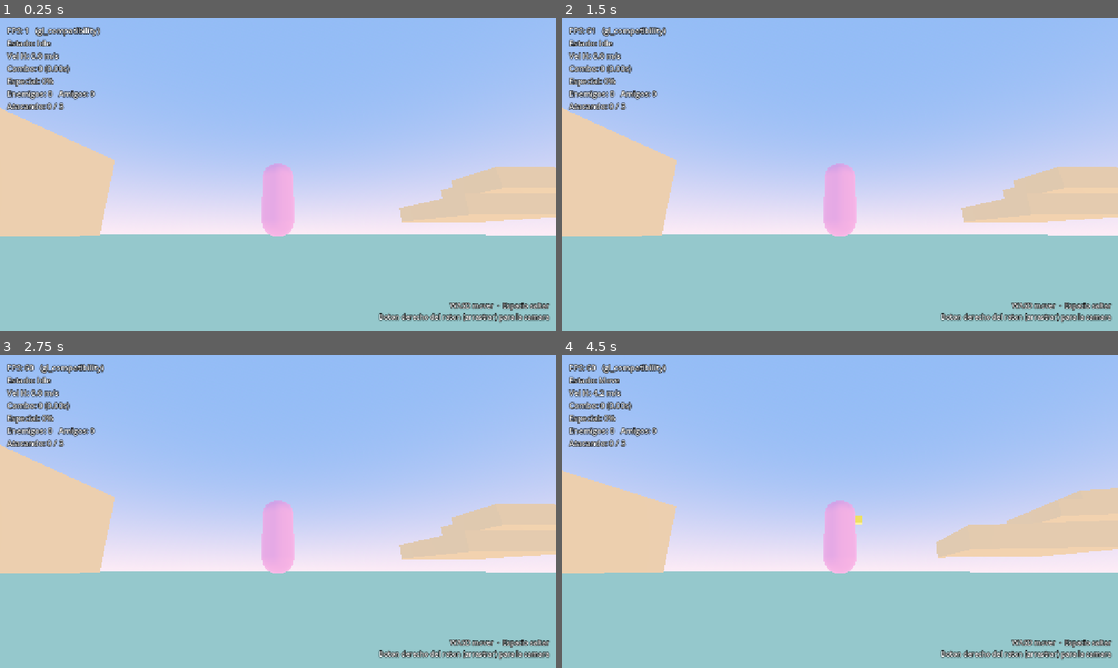
Above: before the commit, frames 1-4 (two rows, left to right).
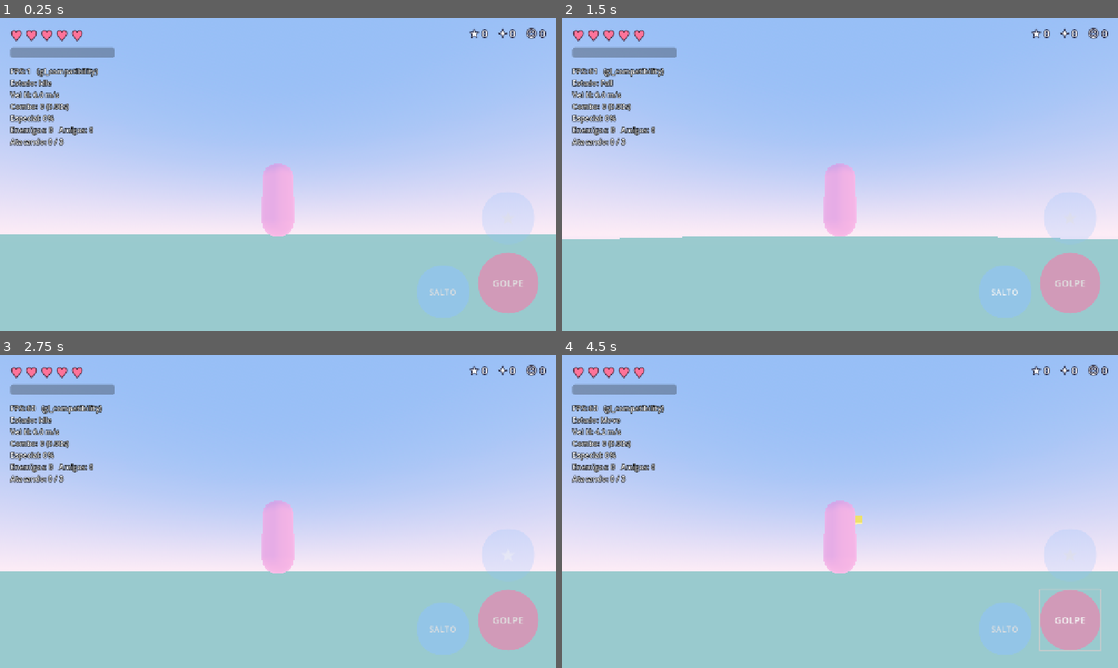
Above: after the commit, the same moments.

Repository: axchisan/sailor-moon
Game: Godot game, scene res://scenes/prototypes/test_combat.tscn
Same seed, same stepped clock (60 frames per second), same inputs: the game is played once before the commit and once after it. Before the commit the project starts from res://scenes/prototypes/test_movement.tscn.
Inputs (mouse positions are in pixels of both pictures, inside the frame that each line leads up to):
- Up to frame 1 (0.25 s): no input
- Up to frame 2 (1.5 s): click (1067, 284) at 0.5 s, where only the run after the commit has a clickable "GOLPE"; click (1006, 293) at 1.25 s, where only the run after the commit has a clickable "SALTO"
- Up to frame 3 (2.75 s): click (505, 555) at 2 s, where only the run after the commit has a clickable "★"
- Up to frame 4 (4.5 s): tap Enter at 2.75 s; move the mouse to (962, 495) at 2.77 s; hold D (move_right) 2.78-3.5 s; tap J (attack) at 2.85 s; click (962, 495) at 2.92 s; tap Space (jump) at 3.02 s; drag from (728, 527) to (812, 574) at 3.52 s; move the mouse to (895, 442) at 4.27 s; hold D (move_right) from 4.28 s (still down); tap Left (look_left) at 4.35 s

The runs differ from the first frame. In frame 1, 17% of the frame differs, in the area x 0-100%, y 2-98%; in frame 2, 17%; in frame 3, 17%; in frame 4, 17%.

Commit message:
Escena principal apuntando al prototipo de combate
Para que el APK de pruebas arranque directo en la arena.

Co-Authored-By: Claude Opus 5 (1M context) <noreply@anthropic.com>

Diff:
--- a/project.godot
+++ b/project.godot
@@ -12,7 +12,7 @@
 
 config/name="Sailor Moon: El Cristal de los Suenos"
 config/description="Aventura de accion 3D. Proyecto personal, no comercial."
-run/main_scene="res://scenes/prototypes/test_movement.tscn"
+run/main_scene="res://scenes/prototypes/test_combat.tscn"
 config/features=PackedStringArray("4.7", "Mobile")
 config/icon="res://icon.svg"
 
